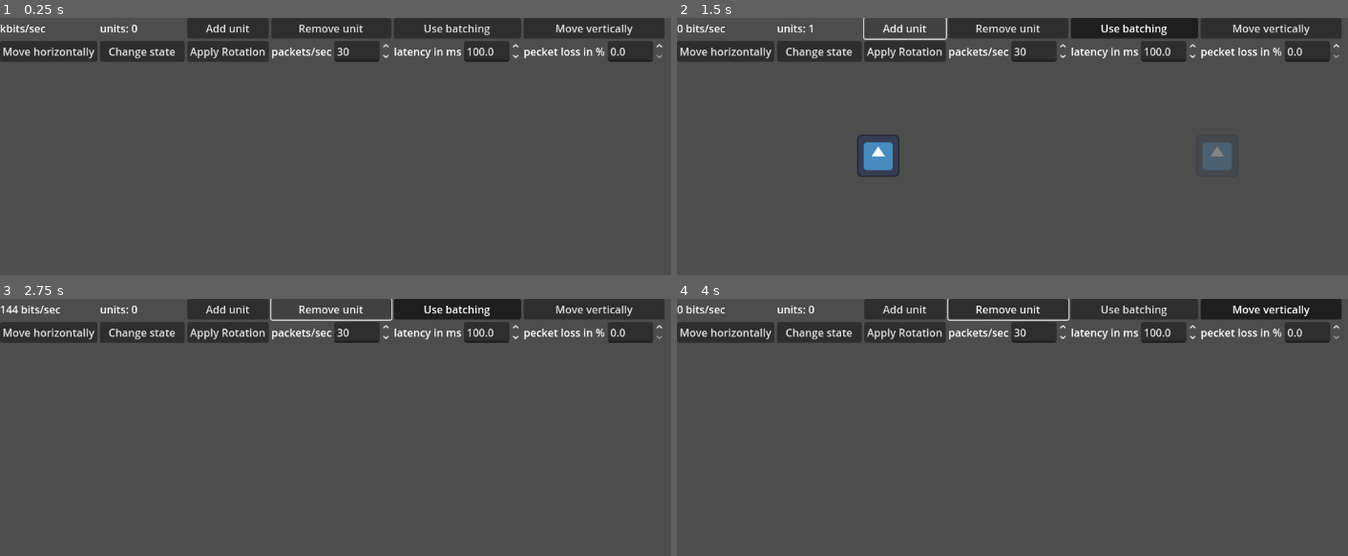
Above: before the commit, frames 1-4 (two rows, left to right).
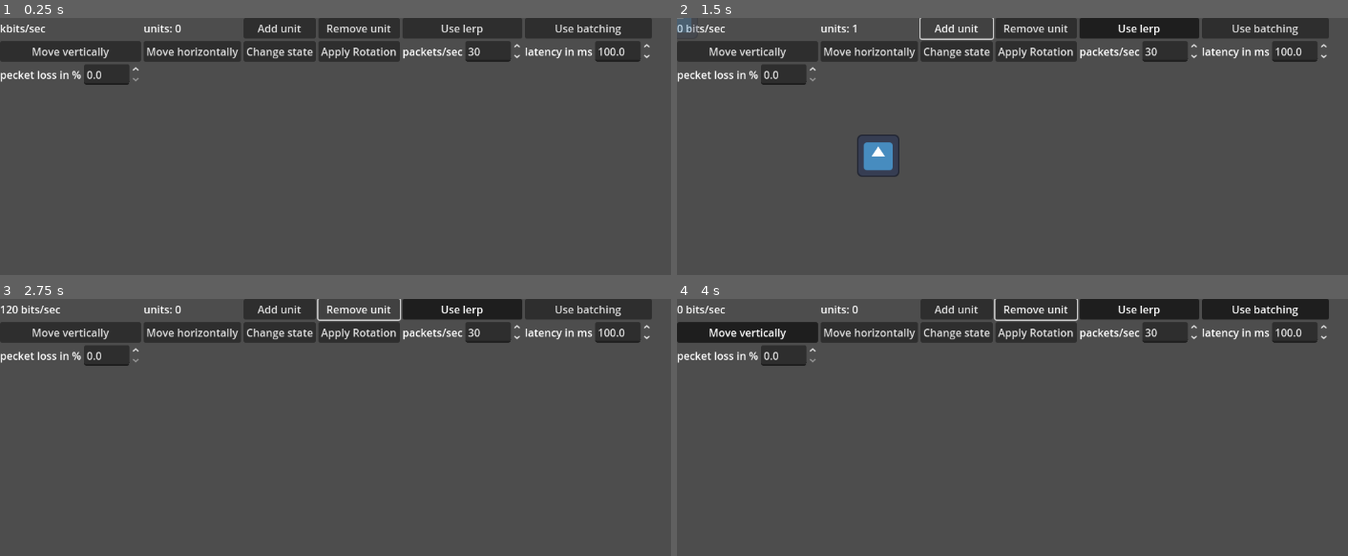
Above: after the commit, the same moments.

Repository: wowtamz/efficient-state-sync
Game: Godot game, scene res://2d/benchmark.tscn
The game is run twice, just before and just after one commit, with the same random seed, the same clock (stepped at 60 frames per second) and the same inputs. The engine's default icon, where the game draws it, is replaced by a stand-in: a white triangle on a blue panel in a dark square.
Inputs (mouse positions are in pixels of both pictures, inside the frame that each line leads up to):
- Up to frame 1 (0.25 s): no input
- Up to frame 2 (1.5 s): click (1139, 28) at 0.5 s, where only the run after the commit has a clickable "Use lerp"; click "Add unit" at 1.25 s
- Up to frame 3 (2.75 s): click "Remove unit" at 2 s
- Up to frame 4 (4 s): click "Use batching" at 2.75 s; click "Move vertically" at 3.5 s

The runs differ from the first frame. In frame 1, 5.3% of the frame differs, in the area x 0-100%, y 0-27%; in frame 2, 5.5%, in the area x 0-100%, y 0-60%; in frame 3, 5.5%; in frame 4, 5.5%.

Commit message:
added ui toggle button for using lerp in benchmark.tscn

Diff:
--- a/2d/benchmark.tscn
+++ b/2d/benchmark.tscn
@@ -55,6 +55,7 @@
 func connect_buttons() -> void:
 	$ui/b_add.connect(\"pressed\", Callable(self, \"spawn_object\"))
 	$ui/b_remove.connect(\"pressed\", Callable(self, \"despawn_object\"))
+	$ui/b_lerp.connect(\"toggled\", Callable(self, \"set_use_lerp\"))
 	$ui/b_batch.connect(\"toggled\", Callable(self, \"set_use_batching\"))
 	$ui/b_vert.connect(\"toggled\", Callable(self, \"set_move_vertically\"))
 	$ui/b_hor.connect(\"toggled\", Callable(self, \"set_move_horizontally\"))
@@ -63,6 +64,10 @@
 	$ui/b_packet_count/spinbox.connect(\"value_changed\", Callable(self, \"set_send_rate\"))
 	$ui/b_latency/spinbox.connect(\"value_changed\", Callable(self, \"set_latency\"))
 	$ui/b_packet_loss/spinbox.connect(\"value_changed\", Callable(self, \"set_packet_loss\"))
+
+func set_use_lerp(val: bool):
+	for node in get_tree().get_nodes_in_group(\"shadow\"):
+		node.set_lerp(val)
 
 func set_use_batching(val: bool):
 	_use_batching = val
@@ -200,6 +205,11 @@
 layout_mode = 2
 text = "Remove unit"
 
+[node name="b_lerp" type="Button" parent="ui"]
+layout_mode = 2
+toggle_mode = true
+text = "Use lerp"
+
 [node name="b_batch" type="Button" parent="ui"]
 layout_mode = 2
 focus_mode = 0
--- a/2d/shadow.tscn
+++ b/2d/shadow.tscn
@@ -26,21 +26,14 @@
 var _latency: float = 0.2
 var _packet_loss: float = 0.0
 
-var _t_delta: int = 1
-
-var _from_pos: Vector2 = position
-var _to_pos: Vector2 = position
-
 var _lerp: bool = true
-var _step_factor: float = 1.0
-var _last_time: int = 0
-var _vel: Vector2 = Vector2()
 
 func _ready() -> void:
 	set_process(true)
 
 func set_lerp(val: bool) -> void:
 	_lerp = val
+	$interpolate.set_process(val)
 
 func on_receive_packet(packet: PackedByteArray) -> void:
 	if is_packet_lost(): # Simulate packet loss
@@ -110,10 +103,8 @@
 
 	var packets_per_sec: float = get_parent().get_parent().send_rate
 	var frames_per_sec: float = 1.0 / delta
-	var steps_per_frame: float = packets_per_sec / frames_per_sec  # 1.0 / ((1.0 / packets_per_sec) / delta) #
-	#var steps_per_sec: float = packets_per_sec * delta
-	#print(\"steps: \",  steps_per_frame)
-	#print(\"factor: \", _lerp_factor)
+	var steps_per_frame: float = packets_per_sec / frames_per_sec
+
 	_lerp_progress += steps_per_frame * _lerp_factor
 	_lerp_progress = clamp(_lerp_progress, 0.0, _lerp_limit)
 	assert(_lerp_progress <= _lerp_limit)
@@ -135,7 +126,7 @@
 
 	if _pos_buffer.is_empty():
 		_lerp_progress = 1.0
-		print(\"no state left\")
+		print(\"waiting for state\")
 		return
 	elif n >= 1 and n <= 2:
 		_lerp_factor = 0.25
@@ -144,7 +135,6 @@
 		_lerp_factor = 0.8
 		next_state = _pos_buffer.pop_front()
 	else:
-		print(n)
 		var index = n - 3
 		next_state = _pos_buffer.pop_at(index)
 		_lerp_factor = 1.0 / float(abs(get_tick(next_state) - _last_tick) % 65536)
@@ -154,43 +144,7 @@
 
 	if next_state:
 		_last_tick = get_tick(next_state)
-		_end_pos = get_pos_array(next_state)
-
-func go_to_next_lerp_pos() -> void:
-	_lerp_limit = 1.0
-	_lerp_progress = 0.0
-	_start_pos = get_parent().position
-
-	var next_state = null
-
-	if _pos_buffer.is_empty():
-		#_lerp_limit = 1.5
-		#assert(false)
-		_end_pos = get_parent().position
-		print(\"extrapolate 1\")
-	elif _pos_buffer.size() == 1:
-		_lerp_limit = 1.5
-		_lerp_factor = 0.25
-		next_state = _pos_buffer.pop_front()
-		print(\"extrapolate 2\")
-	elif _pos_buffer.size() == 2: # _pos_buffer.size() > 1
-		_lerp_limit = 1.25
-		_lerp_factor = 0.5
-		next_state = _pos_buffer.pop_front()
-		print(\"interpolate 1\")
-	else:
-		_lerp_factor = 1.0
-		next_state = _pos_buffer.pop_front()
-		print(\"else\")
-
-	if next_state:
-		#_lerp_factor = 1 / (get_tick(next_state) - _last_tick)
-		_last_tick = get_tick(next_state)
-		_end_pos = get_pos_array(next_state)
-
-@warning_ignore(\"unused_parameter\")
-func set_next_lerp_target(pos: Vector2) -> void:
-	pass
+		_end_pos = get_pos_array(next_state) + Vector2((get_parent().get_viewport_rect().size.x / 2) - 64, 0)
 
 func on_new_snapshot(state_data: StateData) -> void:
 	var prev_t = get_tick(_pos_buffer.back()) if not _pos_buffer.is_empty() else -1
